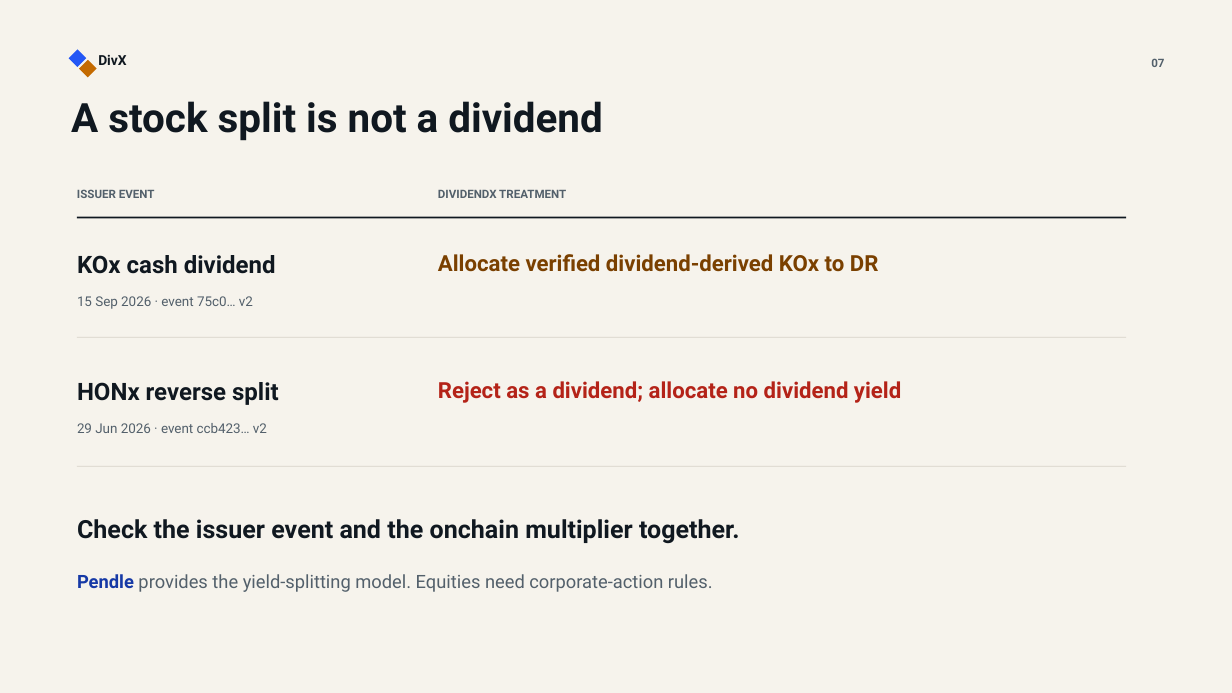
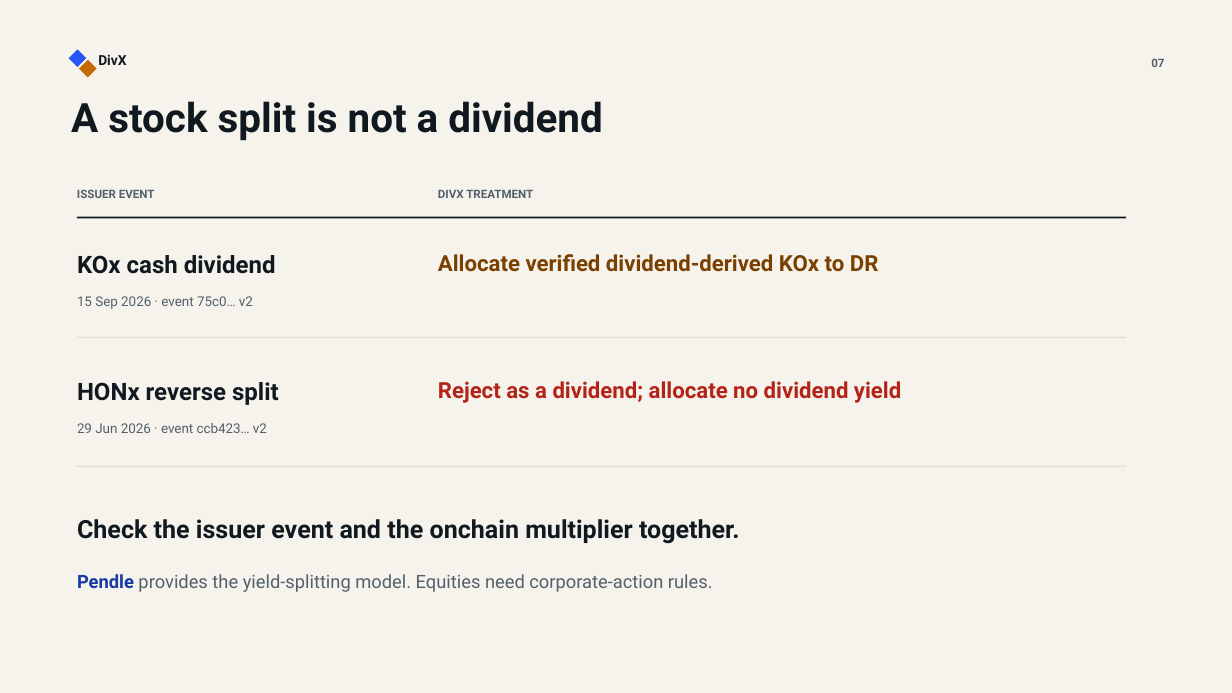
Before and after one commit to notorious-d-e-v/dividendx-stocklana, a slide deck: slide 7 of presentation/build/archive/v2/DivX-phase-two-v2.pptx. Drawn at 1232x693 pixels with LibreOffice and Linux fonts; fonts in the diff are those of the drawing. Boxes give left, top, right and bottom in pixels: in the first picture for what was removed or moved away, otherwise in the second. Text is boxed around its words. In the diff, an @@ line names an element or a change of style, - is before the commit and + after.

```diff
--- a/presentation/build/archive/v2/DivX-phase-two-v2.pptx
+++ b/presentation/build/archive/v2/DivX-phase-two-v2.pptx
@@ text at (438,190,533,198): text changed @@
-DIVIDENDX TREATMENT
+DIVX TREATMENT
```
Also in this commit, not shown: 31 other files.
